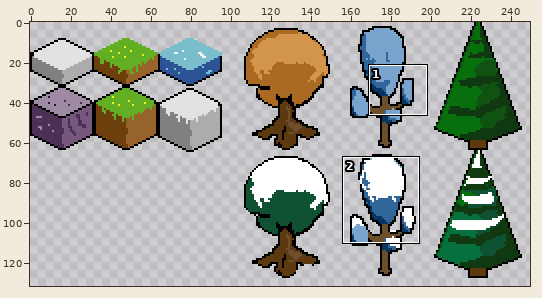
Sprite sheet: assets/tiles.png. The picture above shows the old version from afar; the outline marks the close-up.
Close-up. Before the commit:
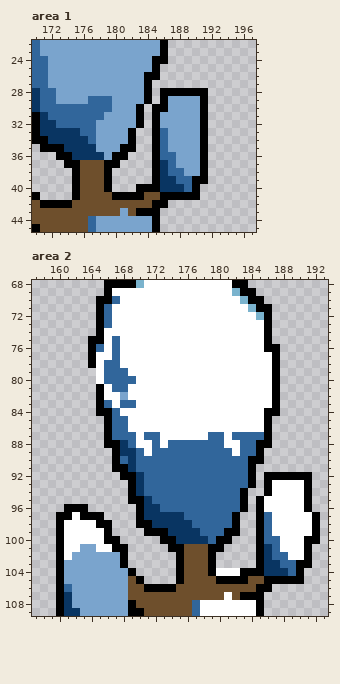
The file is 256x256 pixels. Colours within 5 levels of each other are drawn and written as one. Shown: area 1: x 170..197, y 22..45; area 2: x 157..193, y 68..109. The wide view leaves out empty margins. The commit also changed other parts of the picture, which this record leaves out.
The result:
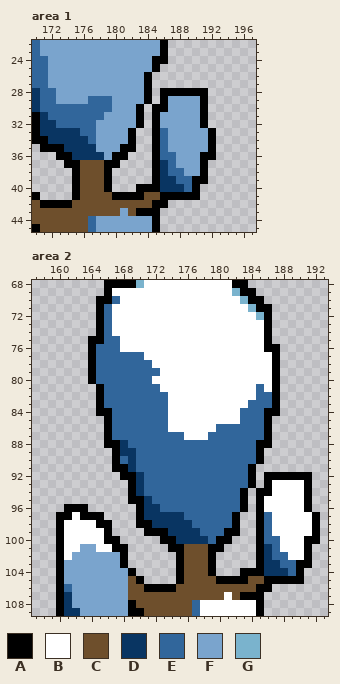
Palette (. is transparent): A #000000  B #ffffff  C #6e4f2c  D #093562  E #31669b  F #7aa4cd  G #7ab3cd
Changes in this commit:
{"where": "area 1"}
{"y":26,"x":185,"old":"A","new":"."}
{"y":33,"x":191,"old":"A.","new":"FA"}
{"y":34,"x":191,"old":"A.","new":"FA"}
{"y":35,"x":191,"old":"A.","new":"FA"}
{"y":36,"x":192,"old":".","new":"A"}
{"where": "area 2"}
{"y":74,"x":166,"old":"B","new":"E"}
{"y":75,"x":166,"old":"B","new":"E"}
{"y":76,"x":166,"old":"B","new":"E"}
{"y":77,"x":165,"old":"BB","new":"EE"}
{"y":77,"x":168,"old":"BBB","new":"EEE"}
{"y":78,"x":165,"old":"B","new":"E"}
{"y":78,"x":168,"old":"BBBB","new":"EEEE"}
{"y":79,"x":164,"old":".B","new":"AE"}
{"y":79,"x":169,"old":"BBBB","new":"EEEE"}
{"y":80,"x":164,"old":".B","new":"AE"}
{"y":80,"x":170,"old":"BB","new":"EE"}
{"y":81,"x":166,"old":"B","new":"E"}
{"y":81,"x":169,"old":"BBBB","new":"EEEE"}
{"y":81,"x":185,"old":"B","new":"E"}
{"y":82,"x":166,"old":"BBFBBBBB","new":"EEEEEEEE"}
{"y":82,"x":185,"old":"BB","new":"EE"}
{"y":83,"x":167,"old":"B","new":"E"}
{"y":83,"x":170,"old":"BBBB","new":"EEEE"}
{"y":83,"x":184,"old":"BBB","new":"EEE"}
{"y":84,"x":168,"old":"BBBBBB","new":"EEEEEE"}
{"y":84,"x":183,"old":"BBB","new":"EEE"}
{"y":85,"x":169,"old":"BBBBB","new":"EEEEE"}
{"y":85,"x":183,"old":"BBB","new":"EEE"}
{"y":86,"x":169,"old":"BBBBB","new":"EEEEE"}
{"y":86,"x":180,"old":"BBBBBB","new":"EEEEEE"}
{"y":87,"x":170,"old":"B","new":"E"}
{"y":87,"x":173,"old":"BBB","new":"EEE"}
{"y":87,"x":181,"old":"B","new":"E"}
{"y":88,"x":170,"old":"BB","new":"EE"}
{"y":88,"x":173,"old":"B","new":"E"}
{"y":88,"x":181,"old":"BB","new":"EE"}
{"y":89,"x":171,"old":"B","new":"E"}
{"y":89,"x":182,"old":"B","new":"E"}
{"y":90,"x":184,"old":"A","new":"E"}
{"y":94,"x":185,"old":".","new":"A"}
{"y":104,"x":180,"old":"BBB","new":"..."}
{"label":"erased","picture_box":[152,72,160,80]}
{"label":"changed","picture_box":[200,128,216,160]}
{"label":"changed","picture_box":[88,328,272,496]}
{"label":"erased","picture_box":[216,568,240,576]}
